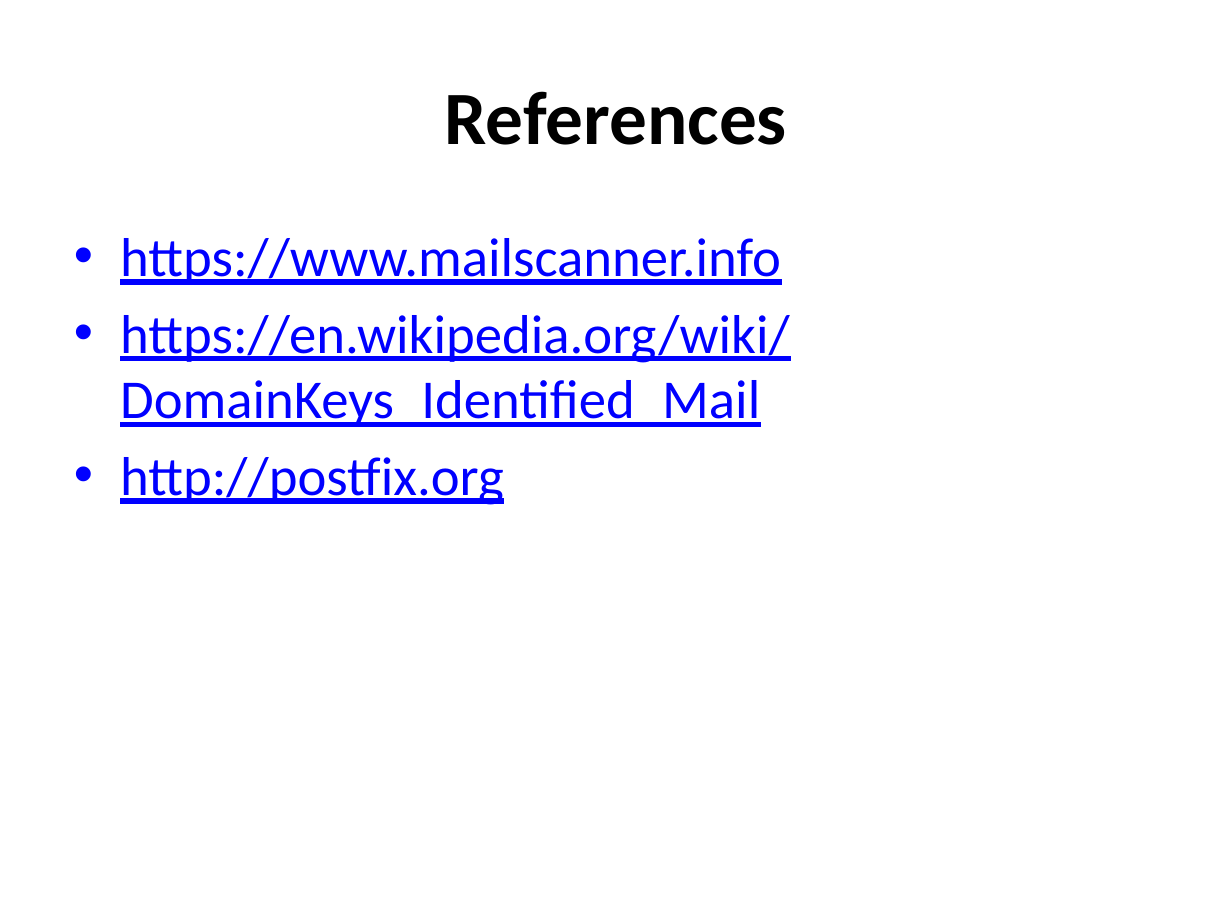
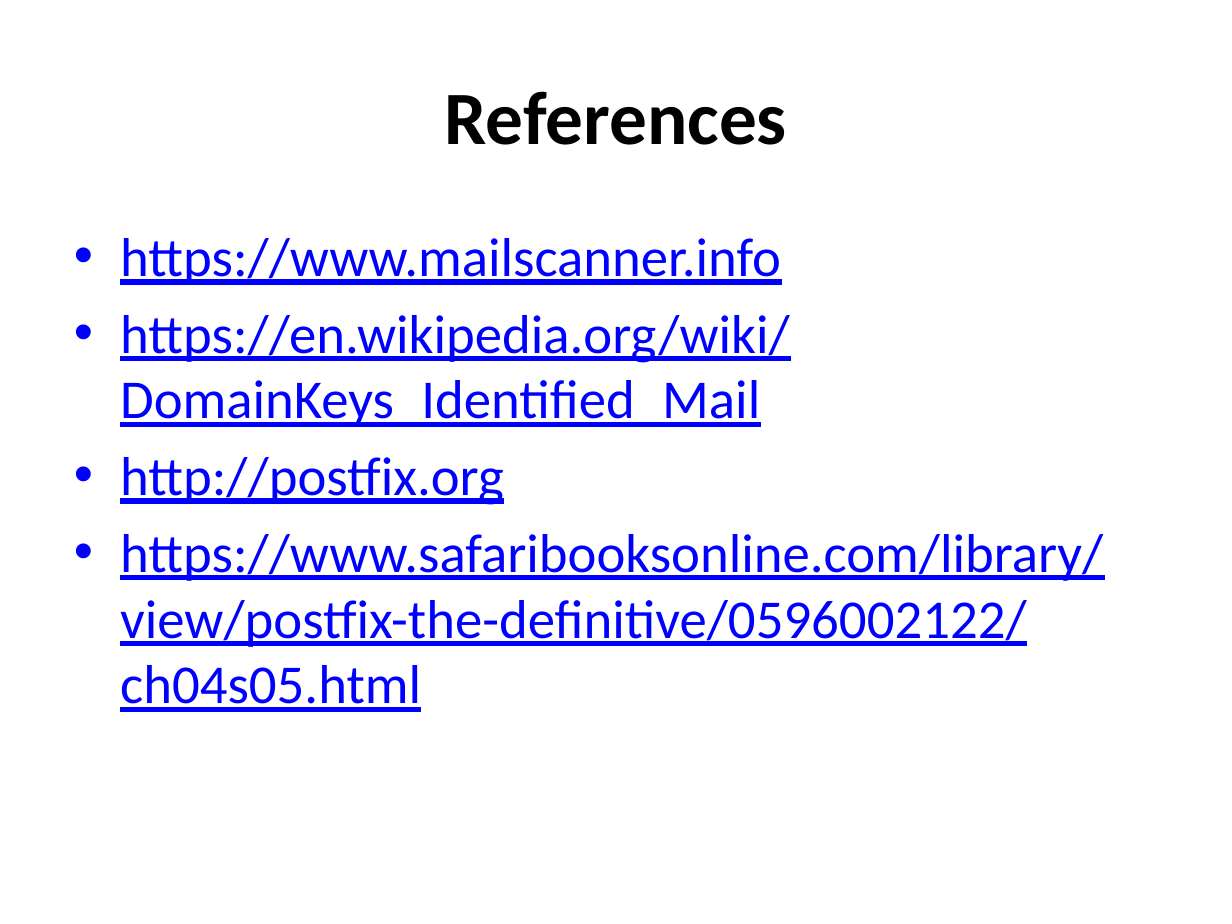
Before and after one commit to afnog/sse, a slide deck: slide 49 of postfix/postfix-mailgateway-debian.ppt. Drawn at 1232x924 pixels with LibreOffice and Linux fonts; fonts in the diff are those of the drawing. Boxes give left, top, right and bottom in pixels: in the first picture for what was removed or moved away, otherwise in the second. Text is boxed around its words. In the diff, an @@ line names an element or a change of style, - is before the commit and + after.

Commit message:
/ ‘postfix/postfix-mailgateway-debian.ppt’

```diff
--- a/postfix/postfix-mailgateway-debian.ppt
+++ b/postfix/postfix-mailgateway-debian.ppt
@@ text at [120, 534, 1103, 712]: paragraph added @@
+• https://www.safaribooksonline.com/library/view/postfix-the-definitive/0596002122/ch04s05.html
```
Also in this commit, not shown: 1 other slide changed.
